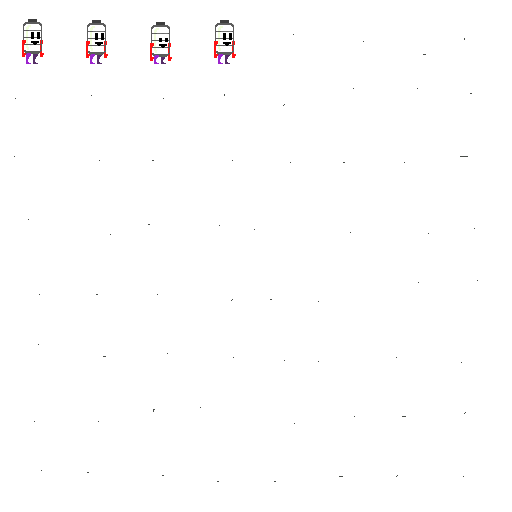
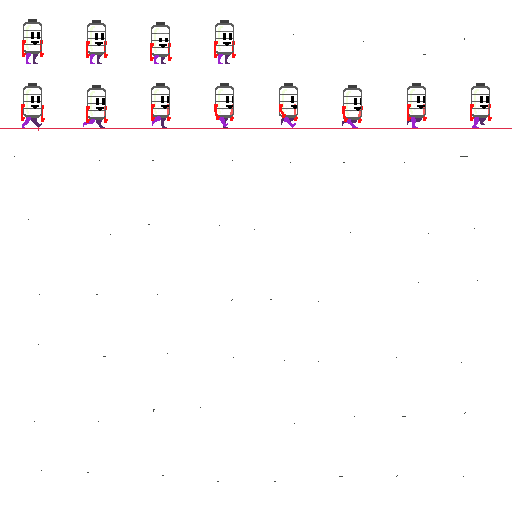
Before/after of a w=512, h=512 layered artwork. What changed in the layer stack:
added layer "Calque 4" above "Calque 3" over [0, 127, 512, 131]
painted on "Calque 3" over [15, 88, 472, 106]
added layer "run8" above "run7" over [96, 83, 492, 128]
added layer "run7" above "run6" over [407, 83, 427, 128]
added layer "run6" above "run5" over [342, 85, 363, 128]
added layer "run5" above "run4" over [279, 83, 298, 128]
added layer "run4" above "run3" over [214, 83, 234, 128]
added layer "run3" above "run2" over [151, 83, 171, 128]
added layer "run2" above "run1" over [83, 85, 164, 129]
added layer "run1" above "IDle" over [21, 83, 99, 129]
